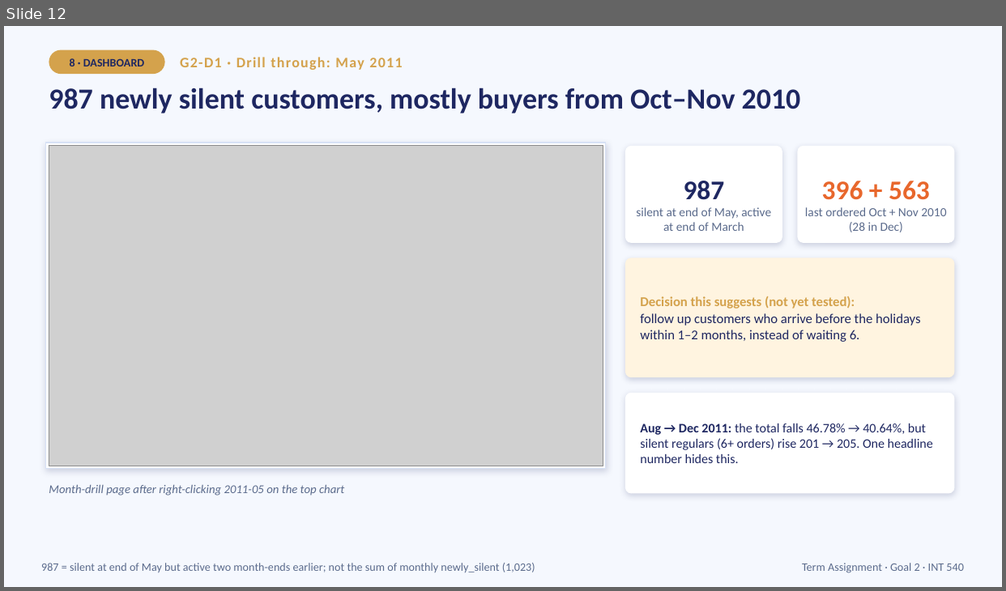
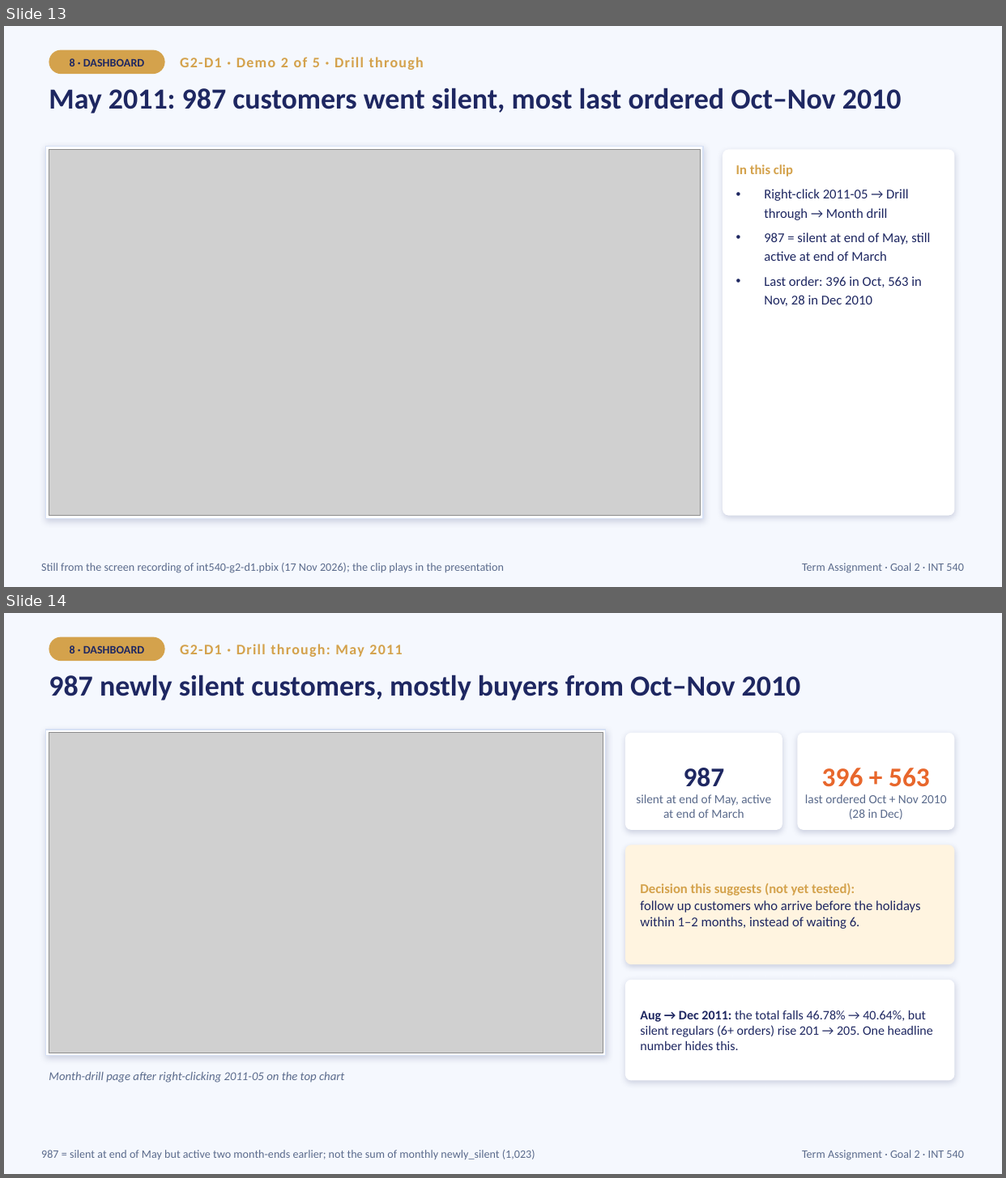
Before and after one commit to porrab/int540-term-assignment, a slide deck: slides/G2-presentation.pptx. Shown one above the other, each under a label of ours: slide 12 before the commit, slides 13 and 14 after it. The pictures are 1006x591 and 1006x1178 pixels, drawn with LibreOffice and Linux fonts; fonts in the diff are those of the drawing; grey boxes stand for pictures. Boxes give left, top, right and bottom in pixels: in the first picture for what was removed or moved away, otherwise in the second. Text is boxed around its words. In the diff, an @@ line names an element or a change of style, - is before the commit and + after.

```diff
--- a/slides/G2-presentation.pptx
+++ b/slides/G2-presentation.pptx
@@ slide 13 added at (x1=4, y1=26, x2=1002, y2=587), background #F5F8FE @@
@@ rounded rectangle added at (x1=49, y1=50, x2=165, y2=74), fill #D4A24C @@
@@ text added at (x1=70, y1=58, x2=144, y2=66), 11 pt, text #1E2761, bold @@
+8 · DASHBOARD
@@ text added at (x1=180, y1=57, x2=424, y2=70), 14 pt, text #D4A24C, bold @@
+G2-D1 · Demo 2 of 5 · Drill through
@@ text added at (x1=49, y1=88, x2=901, y2=113), 28 pt, text #1E2761, bold @@
+May 2011: 987 customers went silent, most last ordered Oct–Nov 2010
@@ rectangle added at (x1=46, y1=147, x2=703, y2=518), fill #FFFFFF, outline #D7E1F5 1 pt @@
@@ picture added at (x1=49, y1=149, x2=701, y2=515) @@
@@ rounded rectangle added at (x1=722, y1=149, x2=955, y2=515), fill #FFFFFF @@
@@ text added at (x1=736, y1=165, x2=930, y2=306), 13 pt, text #1E2761 @@
+In this clip
+• Right-click 2011-05 → Drill through → Month drill
+• 987 = silent at end of May, still active at end of March
+• Last order: 396 in Oct, 563 in Nov, 28 in Dec 2010
@@ text added at (x1=41, y1=563, x2=504, y2=574), 11 pt, text #5B6B8C @@
+Still from the screen recording of int540-g2-d1.pbix (17 Nov 2026); the clip plays in the presentation
@@ text added at (x1=802, y1=563, x2=963, y2=574), 11 pt, text #5B6B8C @@
+Term Assignment · Goal 2 · INT 540
@@ what was slide 12 is now slide 14 @@
```
Also in this commit, not shown: 1 slide changed, 5 other slides added, 17 other files.
